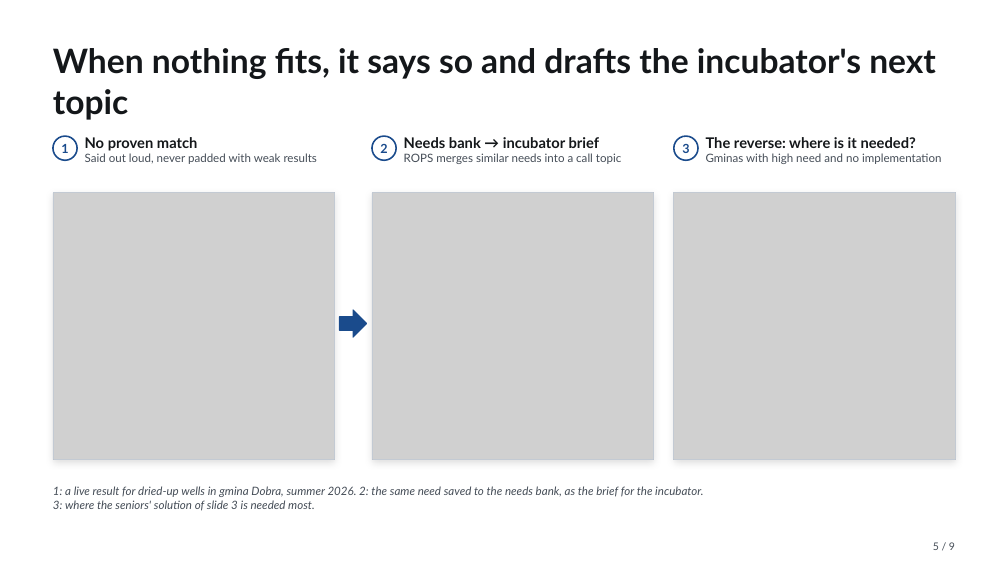
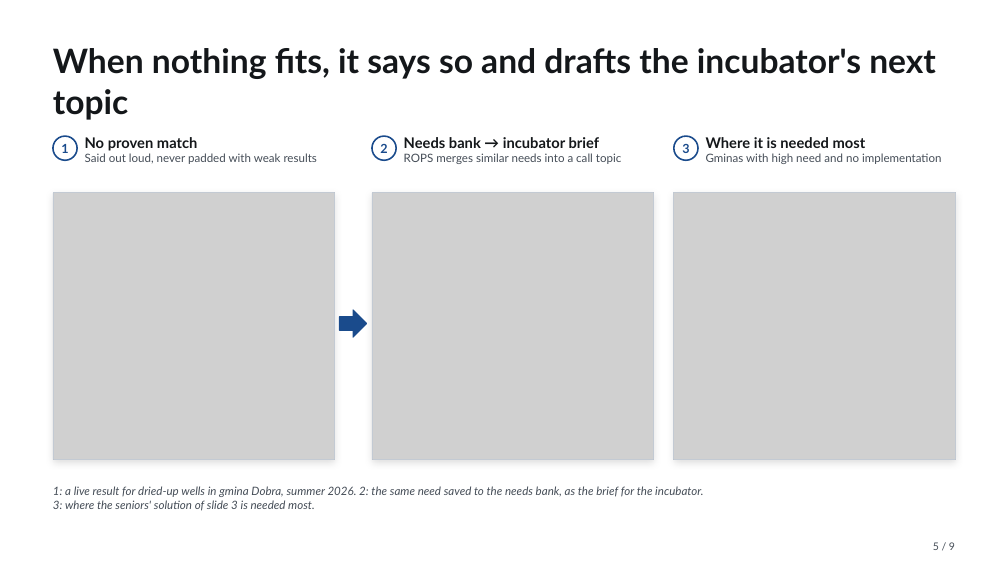
Before and after one commit to bobrovsky420/hackyeah2026, a slide deck: slide 5 of docs/presentation/presentation.pptx. Drawn at 1008x567 pixels with LibreOffice and Linux fonts; fonts in the diff are those of the drawing; grey boxes stand for pictures. Boxes give left, top, right and bottom in pixels: in the first picture for what was removed or moved away, otherwise in the second. Text is boxed around its words. In the diff, an @@ line names an element or a change of style, - is before the commit and + after.

```diff
--- a/docs/presentation/presentation.pptx
+++ b/docs/presentation/presentation.pptx
@@ text at [706, 137, 866, 148]: text changed @@
-The reverse: where is it needed?
+Where it is needed most
```
Also in this commit, not shown: 4 other slides changed, 11 other files.
